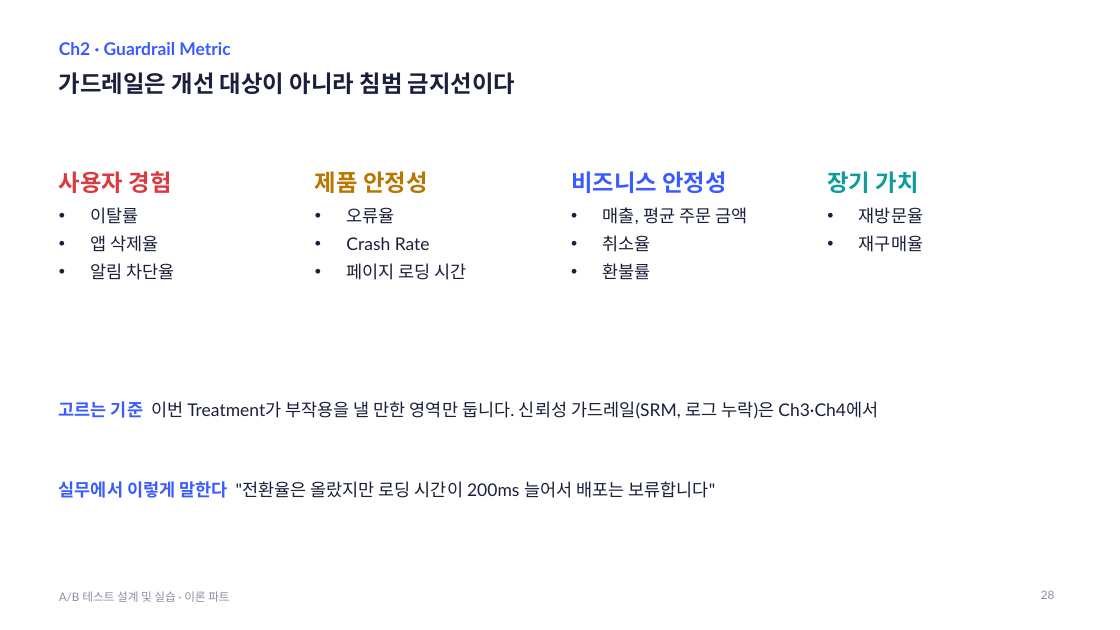
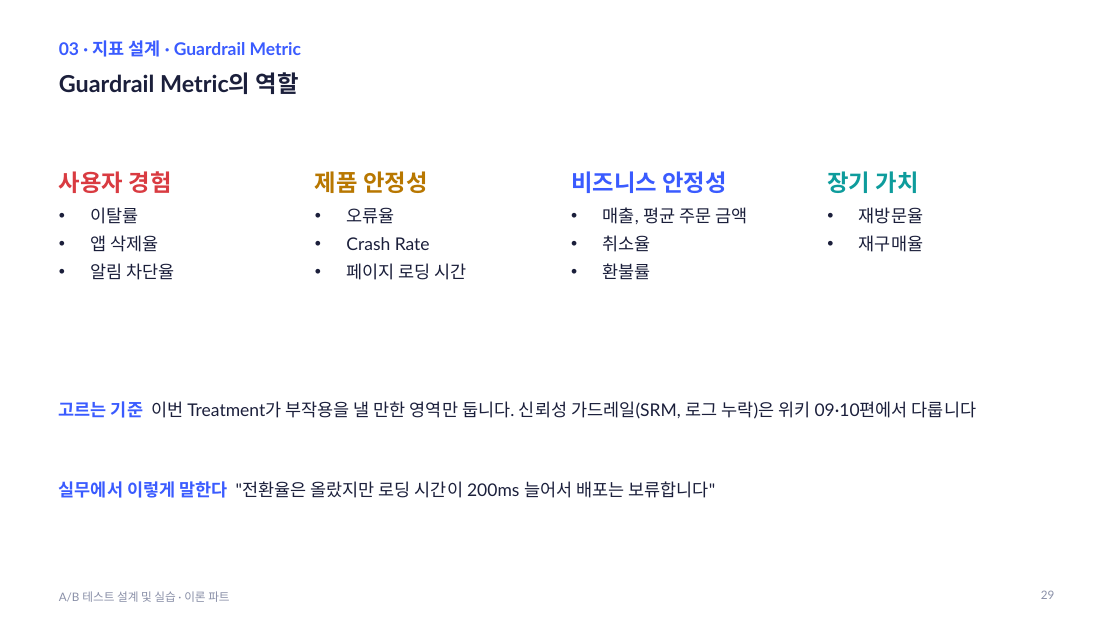
Before and after one commit to kkamret/quickmart-lab-rats, a slide deck: slide 29 of docs/lecture/ab-testing-theory.pptx (slide 28 before the commit). Drawn at 1120x630 pixels with LibreOffice and Linux fonts; fonts in the diff are those of the drawing. Boxes give left, top, right and bottom in pixels: in the first picture for what was removed or moved away, otherwise in the second. Text is boxed around its words. In the diff, an @@ line names an element or a change of style, - is before the commit and + after.

Commit message:
docs: A/B 테스트 PPT를 위키 순서로 재구성

```diff
--- a/docs/lecture/ab-testing-theory.pptx
+++ b/docs/lecture/ab-testing-theory.pptx
@@ text at <box>59,40,301,57</box>: text changed @@
-Ch2 · Guardrail Metric
+03 · 지표 설계 · Guardrail Metric
@@ title at <box>59,72,299,94</box>: text changed @@
-가드레일은 개선 대상이 아니라 침범 금지선이다
+Guardrail Metric의 역할
@@ text at <box>59,401,976,419</box>: text changed @@
-고르는 기준 이번 Treatment가 부작용을 낼 만한 영역만 둡니다. 신뢰성 가드레일(SRM, 로그 누락)은 Ch3·Ch4에서
+고르는 기준 이번 Treatment가 부작용을 낼 만한 영역만 둡니다. 신뢰성 가드레일(SRM, 로그 누락)은 위키 09·10편에서 다룹니다
@@ page number at <box>1041,590,1054,599</box>: text changed @@
-28
+29
```
Also in this commit, not shown: 73 other slides changed, 3 slides added, 4 slides removed, 2 other files.
